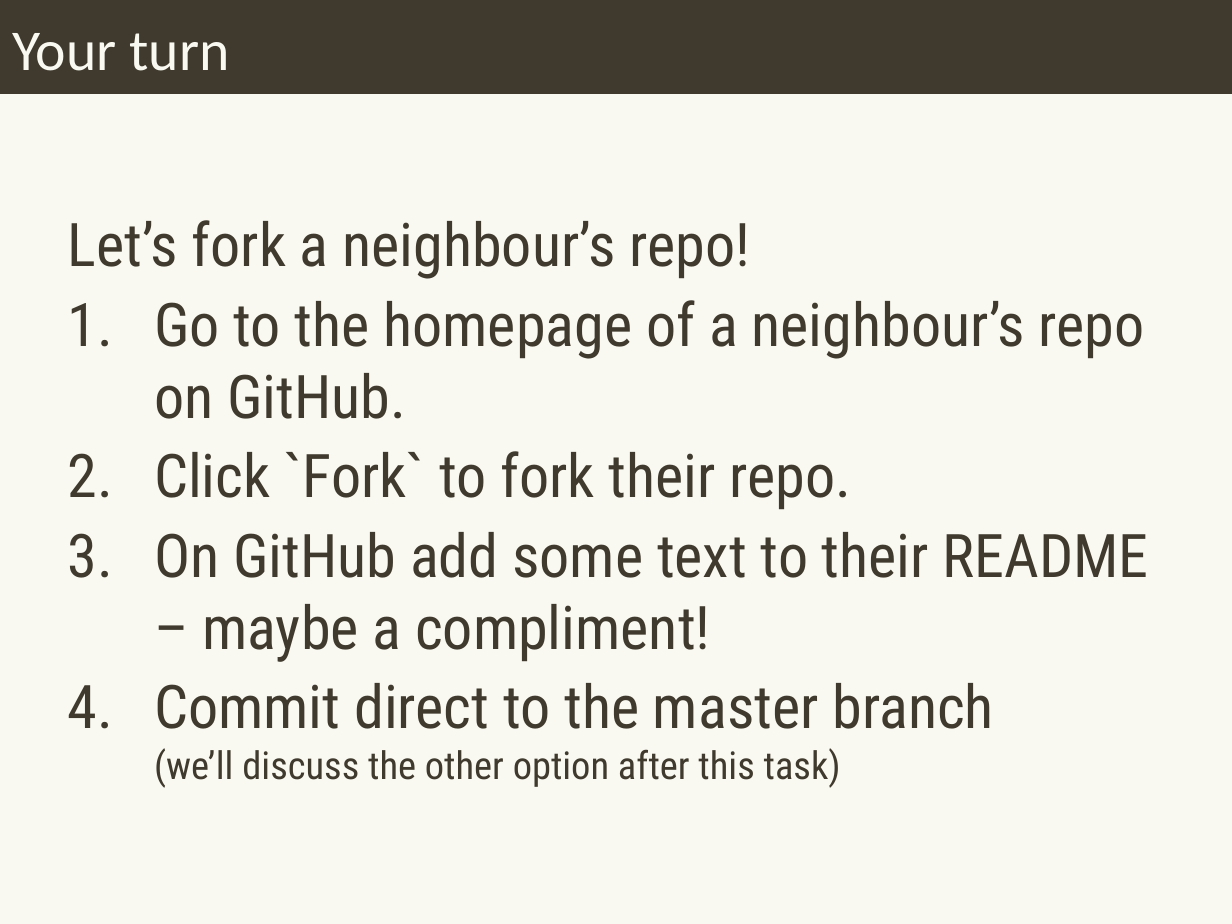
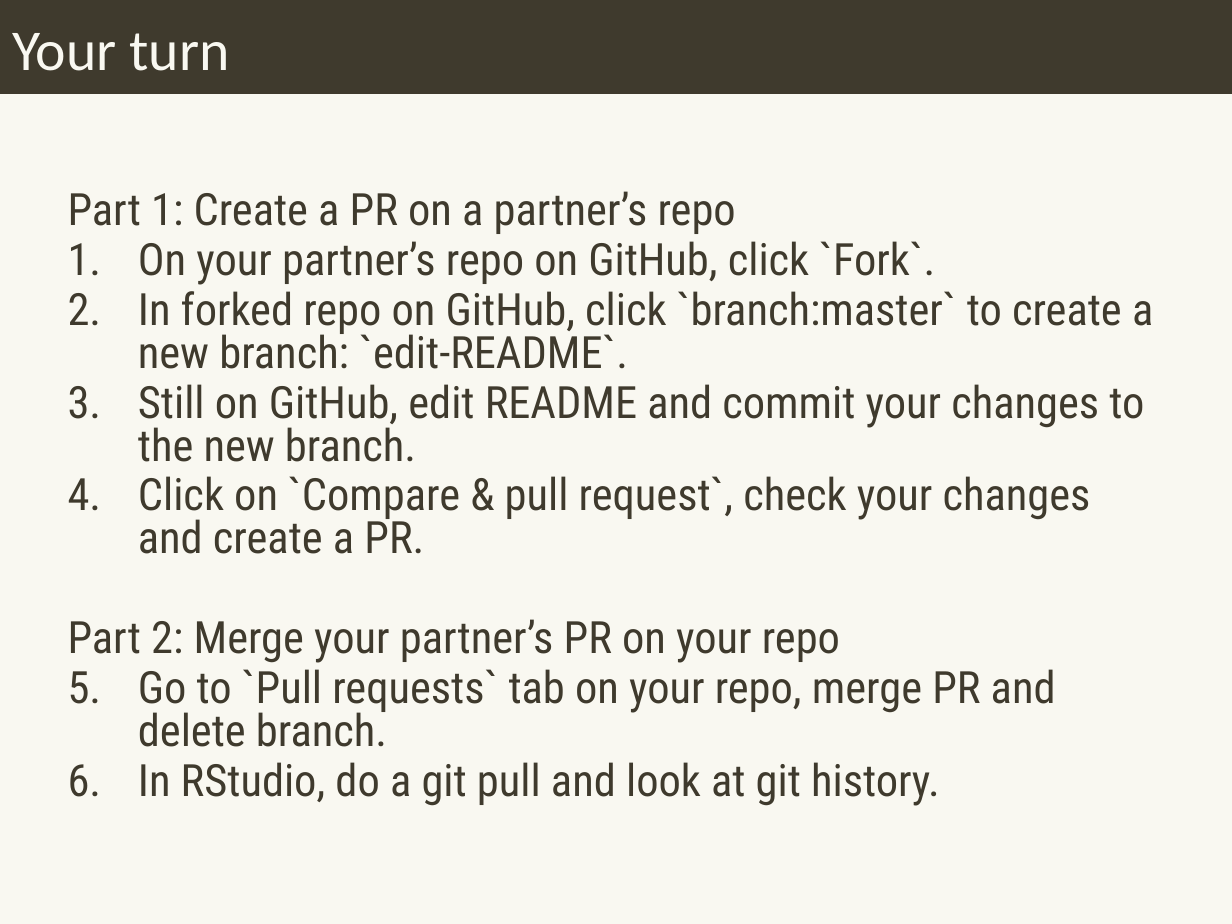
Before and after one commit to forwards/workshops, a slide deck: slide 11 of slides-pptx/2b-github.pptx. Drawn at 1232x924 pixels with LibreOffice and Linux fonts; fonts in the diff are those of the drawing. Boxes give left, top, right and bottom in pixels: in the first picture for what was removed or moved away, otherwise in the second. Text is boxed around its words. In the diff, an @@ line names an element or a change of style, - is before the commit and + after.

```diff
--- a/slides-pptx/2b-github.pptx
+++ b/slides-pptx/2b-github.pptx
@@ text at <box>68,191,1153,806</box>: text changed; size 50 to 37 pt @@
-Let’s fork a neighbour’s repo!
-1. Go to the homepage of a neighbour’s repo on GitHub.
-2. Click `Fork` to fork their repo.
-3. On GitHub add some text to their README – maybe a compliment!
-4. Commit direct to the master branch
-   (we’ll discuss the other option after this task)
+Part 1: Create a PR on a partner’s repo
+1. On your partner’s repo on GitHub, click `Fork`.
+2. In forked repo on GitHub, click `branch:master` to create a new branch: `edit-README`.
+3. Still on GitHub, edit README and commit your changes to the new branch.
+4. Click on `Compare & pull request`, check your changes and create a PR.
+Part 2: Merge your partner’s PR on your repo
+1. Go to `Pull requests` tab on your repo, merge PR and delete branch.
+2. In RStudio, do a git pull and look at git history.
```
Also in this commit, not shown: 4 other slides changed, 1 slide added, 13 other files.
